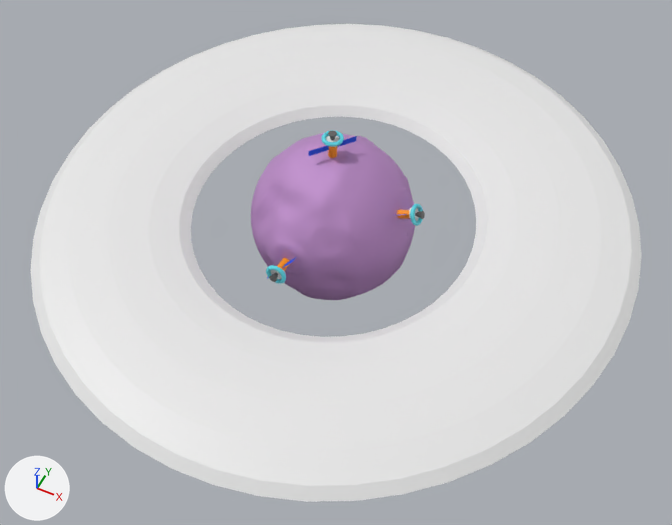
One commit to the Blender file AdysonCassidy/SpaceMining.blend: the scene before it, then after it.
One viewpoint serves both versions: a 50 mm camera at (35.8, -70.7, 80.3) aimed at (2.5, -4.2, -2.9). The axes (+X, +Y, +Z) are drawn at lower left. The lights are the same throughout.

The first picture shows 'Asteroid', 'Torus.003'.
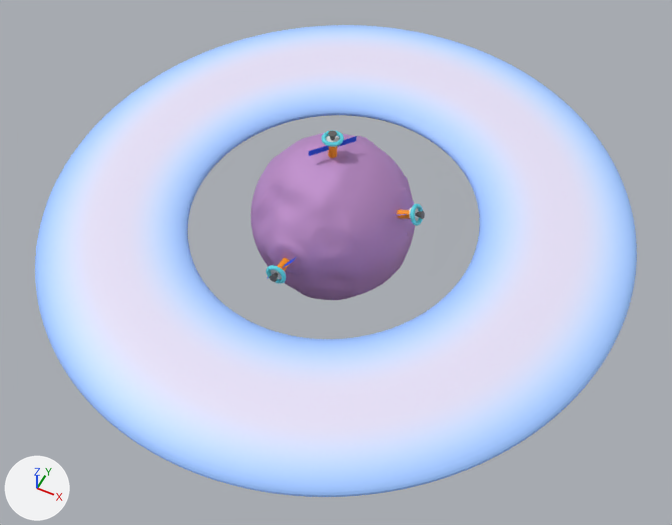
What differs and where, as boxes [x1, y1, x2, y2] in the pictures (672 x 525 px):
```json
{"object": "Torus.003", "change": "recoloured, modifiers changed", "before": [30, 24, 642, 502], "after": [35, 25, 637, 497]}
```

Edits to the scene script, one JSON object a line:
```json
{"op": "add", "block": "mat_material_009", "code": ["mat_material_009 = bpy.data.materials.new('Material.009')", "mat_material_009.use_nodes = True; mat_material_009.node_tree.nodes.clear()", "_N = mat_material_009.node_tree.nodes; _L = mat_material_009.node_tree.links", "n0 = _N.new('ShaderNodeBsdfPrincipled'); n0.name = 'Principled BSDF'", "n1 = _N.new('ShaderNodeOutputMaterial'); n1.name = 'Material Output'", "n2 = _N.new('ShaderNodeTexSky'); n2.name = 'Sky Texture'", "n2.sky_type = 'PREETHAM'", "n2.altitude = 0.0", "_L.new(n0.outputs[0], n1.inputs[0])  # 'BSDF' to 'Surface'", "_L.new(n2.outputs[0], n0.inputs[0])  # 'Color' to 'Base Color'"]}
{"block": "me_torus_003", "where": "me_torus_003.from_pydata(...)  # 576 vertices, 576 faces; spans x -36.2..36.2, y -36.2..36.2, z -9.5..9.5"}
{"op": "add", "block": "me_torus_003", "code": "me_torus_003.materials.append(mat_material_009)"}
{"op": "add", "block": "ob_torus_003", "code": "_m = ob_torus_003.modifiers.new('Subdivision', 'SUBSURF')"}
{"op": "add", "block": "ob_torus_003", "code": "_m.levels = 2"}
{"op": "add", "block": "ob_torus_003", "code": "_m.render_levels = 6"}
```
